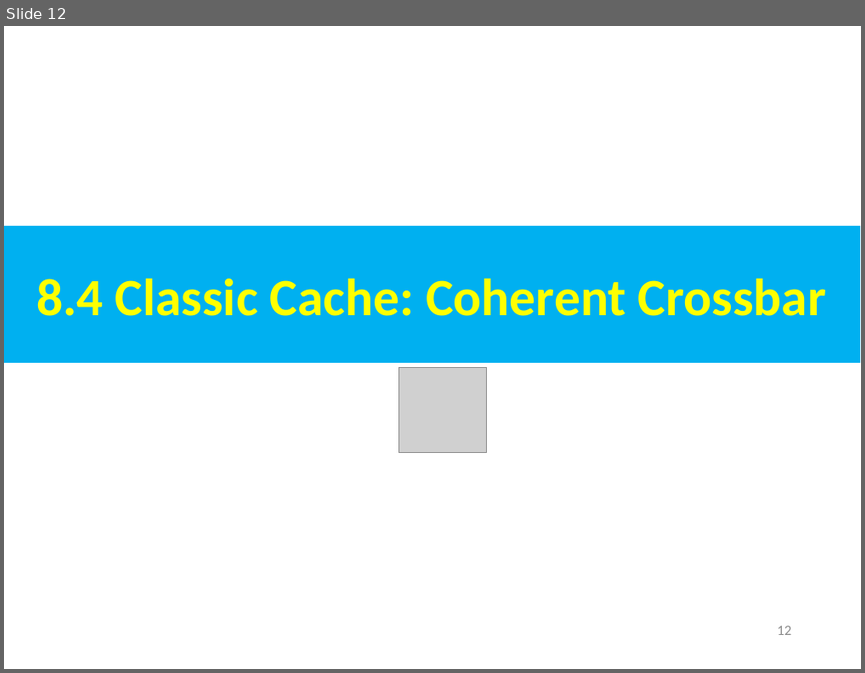
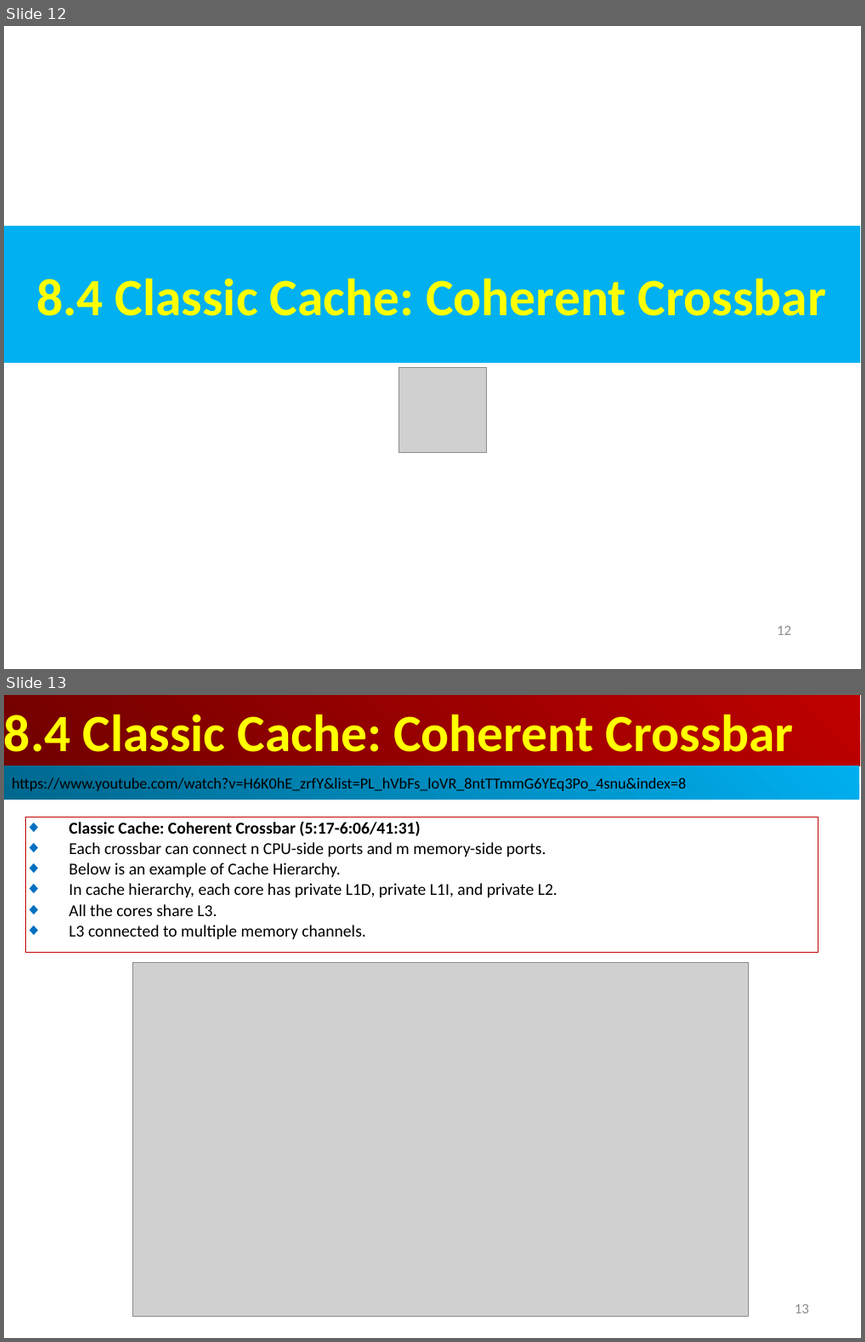
Before and after one commit to peterhchen/AIU_CS850_Gem5_McPAT, a slide deck: 050_Gem5/008.CacheMod/000_Video/008.CacheMod.ppt. Shown one above the other, each under a label of ours: slide 12 before the commit, slides 12 and 13 after it. The pictures are 865x673 and 865x1342 pixels, drawn with LibreOffice and Linux fonts; fonts in the diff are those of the drawing; grey boxes stand for pictures. Boxes give left, top, right and bottom in pixels: in the first picture for what was removed or moved away, otherwise in the second. Text is boxed around its words. In the diff, an @@ line names an element or a change of style, - is before the commit and + after.

```diff
--- a/050_Gem5/008.CacheMod/000_Video/008.CacheMod.ppt
+++ b/050_Gem5/008.CacheMod/000_Video/008.CacheMod.ppt
@@ slide 13 added at (4, 695, 861, 1338), background #FFFFFF @@
@@ rectangle added at (4, 695, 860, 766), fill gradient #BF0000 to #710000, 44 pt, text #FFFF00, bold @@
+8.4 Classic Cache: Coherent Crossbar
@@ rectangle added at (4, 766, 859, 800), fill gradient #00AFEF to #00688E, 13 pt, text #000000 @@
+https://www.youtube.com/watch?v=H6K0hE_zrfY&list=PL_hVbFs_loVR_8ntTTmmG6YEq3Po_4snu&index=8
@@ rectangle added at (25, 817, 818, 952), outline #C00000 0.74 pt, 14 pt, text #000000 @@
+◆ Classic Cache: Coherent Crossbar (5:17-6:06/41:31)
+◆ Each crossbar can connect n CPU-side ports and m memory-side ports.
+◆ Below is an example of Cache Hierarchy.
+◆ In cache hierarchy, each core has private L1D, private L1I, and private L2.
+◆ All the cores share L3.
+◆ L3 connected to multiple memory channels.
@@ picture added at (132, 962, 749, 1316) @@
@@ page number added at (794, 1304, 809, 1313), 12 pt, text #8B8B8B @@
+13
```
Also in this commit, not shown: 1 slide changed, 7 other slides added.
